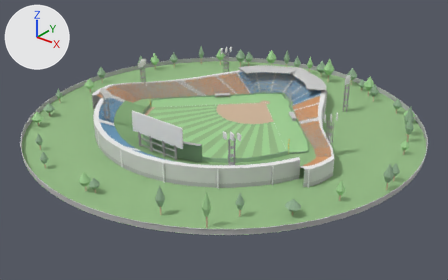
Two versions of the OBJ model data/stadiums/standard.obj, one commit apart.
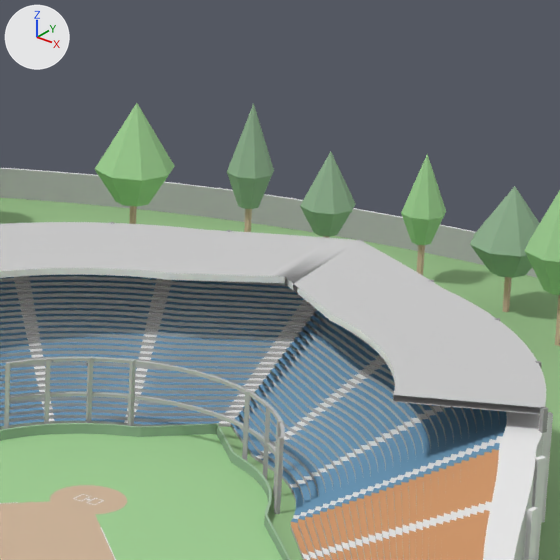
Each version appears first whole from a 50 mm lens placed at (274.0, -397.0, 198.0), pointed at (7.0, -64.0, -8.0), and next in a close-up on the part from 57% to 73% of the width and 13% to 39% of the height. Every picture has the same lights, and +X, +Y and +Z are marked at upper left. The older version's two pictures come first. Where no turn or scale is listed for an object, it has been applied to the vertices.

Names of what the first close-up shows: 'backstop', 'fence_foul', 'ground_outer', 'home_circle', 'infield_dirt', 'outer_wall', 'roof_home', 'stand_backstop', 'stand_first', 'trees', 'turf_foul' and 3 more.
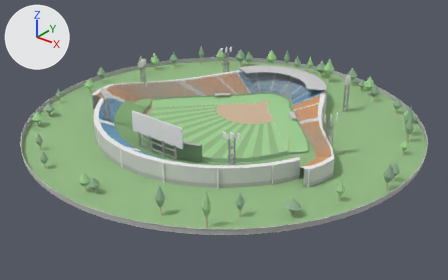
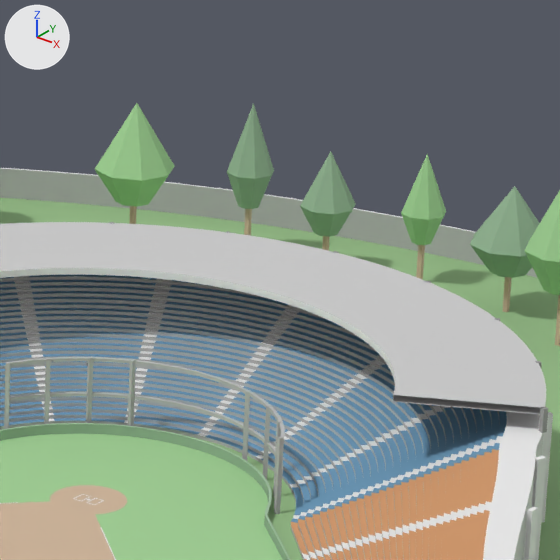
Location of each change, [x1, y1, x2, y2] in pixels of the close-ups (560 x 560 px; the box of a moved part takes in the faces that stretch with it):
part 1 of me_fence_foul, moved or reshaped: before [141, 424, 233, 461]; after [140, 427, 232, 463]
part 2 of me_ground_outer, moved or reshaped: before [220, 427, 235, 438]; after [192, 437, 212, 444]
part 3 of me_ground_outer, moved or reshaped (mostly hidden): before [226, 433, 242, 447]; after [189, 436, 228, 449]
part 4 of me_ground_outer, moved or reshaped (mostly hidden): before [231, 443, 243, 454]; after [226, 448, 240, 454]
part 5 of me_ground_outer, moved or reshaped (mostly hidden): before [237, 253, 558, 458]; after [236, 253, 558, 458]
part 6 of me_roof_home, moved or reshaped: [170, 230, 444, 321] in both
part 7 of me_stand_backstop, moved or reshaped: before [141, 280, 380, 459]; after [141, 282, 380, 459]
part 8 of me_turf_foul, moved or reshaped: before [194, 434, 220, 451]; after [174, 445, 200, 458]
part 9 of me_turf_foul, moved or reshaped: before [204, 442, 224, 457]; after [192, 451, 211, 462]
part 10 of me_turf_foul, moved or reshaped: before [154, 435, 219, 470]; after [143, 442, 199, 474]
part 11 of me_turf_foul, moved or reshaped: before [133, 436, 228, 479]; after [127, 440, 221, 481]

The change, as a list of edits to the scene's bpy script:
```text
Change me_fence_foul:
    used by ob_fence_foul; location = (0.0, 0.0, 0.0)
    remove me_fence_foul.from_pydata(...)  # 183 vertices, 240 faces; spans x -77.0..77.0, y -67.0..26.0, z 0.0..1.0
    add me_fence_foul.from_pydata(...)  # 183 vertices, 240 faces; spans x -77.0..77.0, y -67.0..20.0, z 0.0..1.0
    me_fence_foul part 1: all 21 vertices in x -5.0..5.0, y 21.0..26.0, z 0.0..1.0 are scaled about their middle by (0.924, 0.127, 1), then moved by (0.0, -3.0, 0.0)
Change me_ground_outer:
    where me_ground_outer.from_pydata(...)  # 847 vertices, 1368 faces; spans x -150.0..150.0, y -205.0..95.0, z 0.0
    used by ob_ground_outer; location = (0.0, 0.0, 0.0)
    me_ground_outer part 2: the 1 vertex in x 0.0, y 25.0, z 0.0 is moved by (0.0, -5.0, 0.0)
    me_ground_outer part 3: 3 of the vertices in x -3.0..3.0, y 38.0..53.0, z 0.0 are moved by (0.0, -3.0, 0.0)
    me_ground_outer part 4: 7 of the vertices in x -6.0..6.0, y 22.0..67.0, z 0.0 are moved by (0.0, -2.0, 0.0)
    me_ground_outer part 5: 15 of the vertices in x -12.0..12.0, y 21.0..81.0, z 0.0 are moved by (0.0, -1.0, 0.0)
Change me_roof_home:
    used by ob_roof_home; location = (0.0, 0.0, 0.0)
    remove me_roof_home.from_pydata(...)  # 228 vertices, 336 faces; spans x -44.8..45.2, y 14.0..55.2, z 12.8..15.5
    add me_roof_home.from_pydata(...)  # 228 vertices, 336 faces; spans x -44.8..45.2, y 14.0..49.7, z 12.8..15.5
    me_roof_home part 6: 44 of 228 vertices moved; they spanned x -14.0..14.0, y 32.3..54.9, z 14.7..15.5 and now span x -13.8..13.8, y 31.8..49.4, z 14.7..15.5; mean shift (0.0, -2.5, 0.0); largest move (0.0, 54.9, 15.5) -> (0.0, 49.4, 15.5)
    other edits to the shape of me_roof_home do not show in these pictures
Change me_stand_backstop:
    used by ob_stand_backstop; location = (0.0, 0.0, 0.0)
    remove me_stand_backstop.from_pydata(...)  # 3549 vertices, 6828 faces; spans x -46.4..46.4, y 7.9..55.4, z 0.0..12.8
    add me_stand_backstop.from_pydata(...)  # 3549 vertices, 6828 faces; spans x -46.4..46.4, y 7.9..50.0, z 0.0..12.8
    me_stand_backstop part 7: 915 of 3549 vertices moved; they spanned x -14.9..14.9, y 22.2..54.9, z 0.0..12.8 and now span x -14.9..14.9, y 21.9..49.4, z 0.0..12.8; mean shift (0.0, -2.3, 0.0); largest move (0.0, 54.9, 0.0) -> (0.0, 49.4, 3.0)
    other edits to the shape of me_stand_backstop do not show in these pictures
Change me_turf_foul:
    used by ob_turf_foul; location = (0.0, 0.0, 0.0)
    remove me_turf_foul.from_pydata(...)  # 366 vertices, 600 faces; spans x -77.0..77.0, y -67.0..25.0, z 0.0
    add me_turf_foul.from_pydata(...)  # 366 vertices, 600 faces; spans x -77.0..77.0, y -67.0..20.0, z 0.0
    me_turf_foul part 8: the 1 vertex in x 0.0, y 25.0, z 0.0 is moved by (0.0, -5.0, 0.0)
    me_turf_foul part 9: all 3 vertices in x -2.0..2.0, y 21.0..24.0, z 0.0 are moved by (0.0, -4.0, 0.0)
    me_turf_foul part 10: all 3 vertices in x -2.0..2.0, y 17.0..20.0, z 0.0 are moved by (0.0, -3.0, 0.0)
    me_turf_foul part 11: 7 of the vertices in x -3.0..3.0, y 13.0..22.0, z 0.0 are moved by (0.0, -2.0, 0.0)
    other edits to the shape of me_turf_foul do not show in these pictures
```
